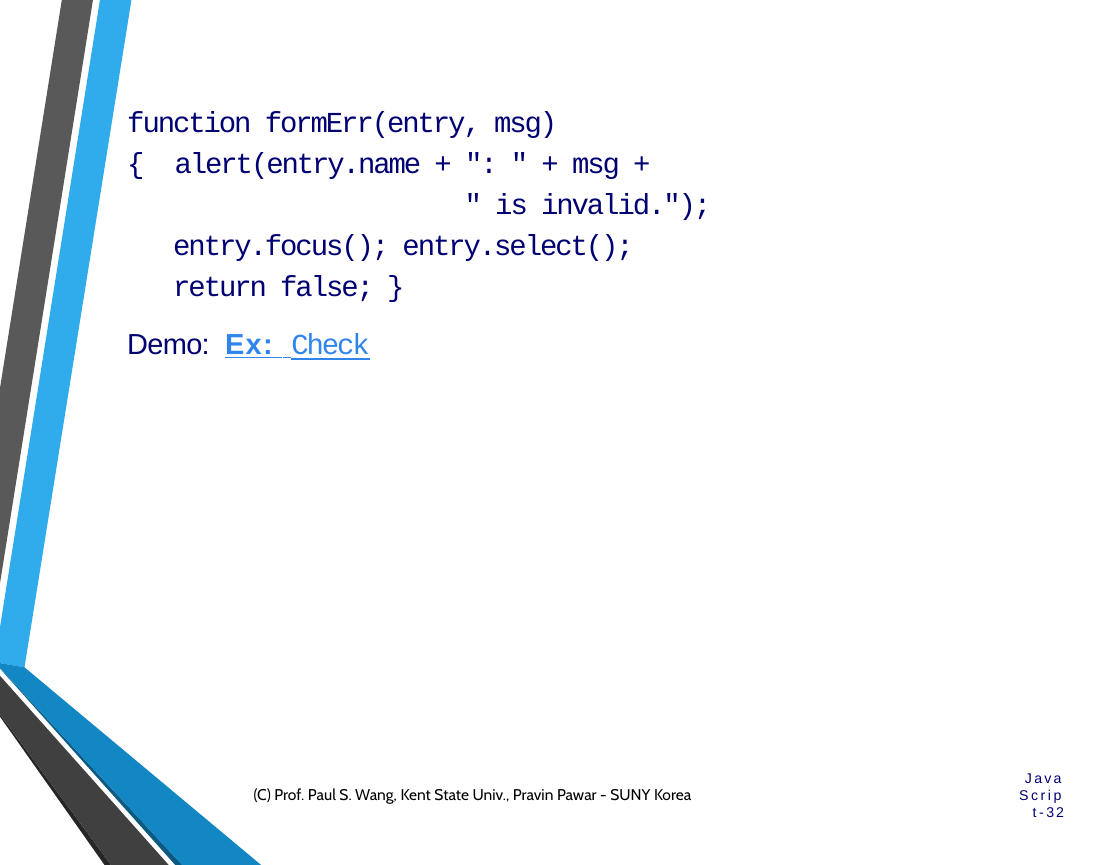
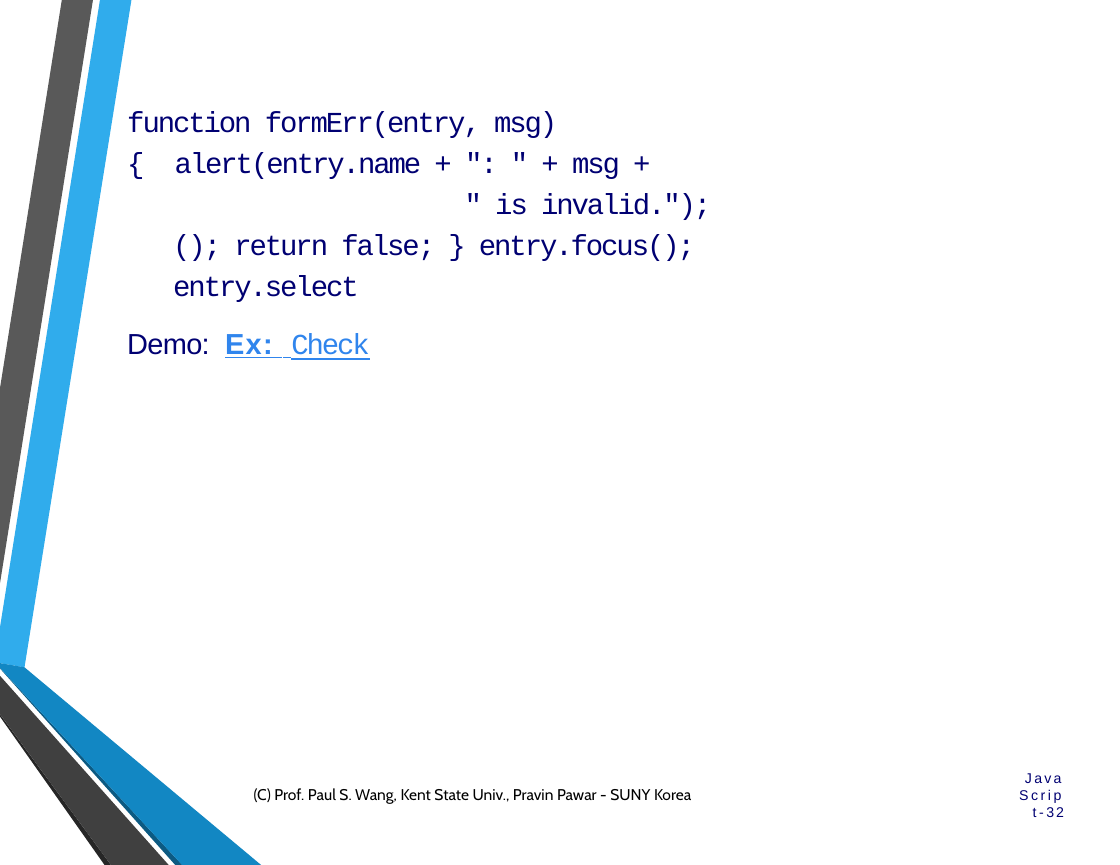
Before and after one commit to ppawar/ppawar.github.io, a slide deck: slide 32 of Fall2019/CSE102-F19/lectures/CSE102_Lec7 - Javascript.pptx. Drawn at 1120x865 pixels with LibreOffice and Linux fonts; fonts in the diff are those of the drawing; background and template pictures are left out. Boxes give left, top, right and bottom in pixels: in the first picture for what was removed or moved away, otherwise in the second. Text is boxed around its words. In the diff, an @@ line names an element or a change of style, - is before the commit and + after.

```diff
--- a/Fall2019/CSE102-F19/lectures/CSE102_Lec7 - Javascript.pptx
+++ b/Fall2019/CSE102-F19/lectures/CSE102_Lec7 - Javascript.pptx
@@ text at (173, 193, 711, 302): text changed @@
-" is invalid."); entry.focus(); entry.select(); return false; }
+" is invalid."); (); return false; } entry.focus(); entry.select
```
Also in this commit, not shown: 5 other slides changed, 1 slide added, 1 slide removed.
